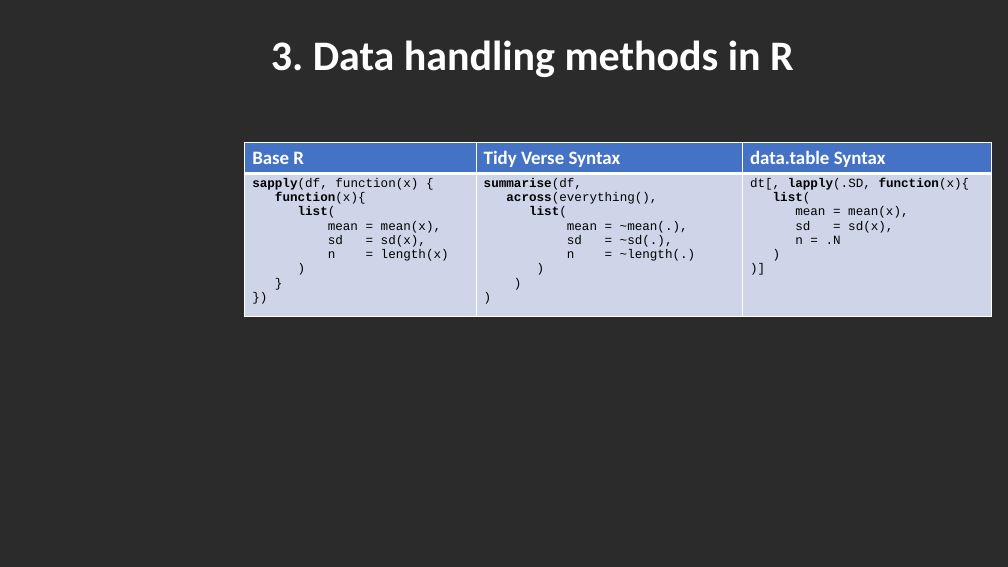
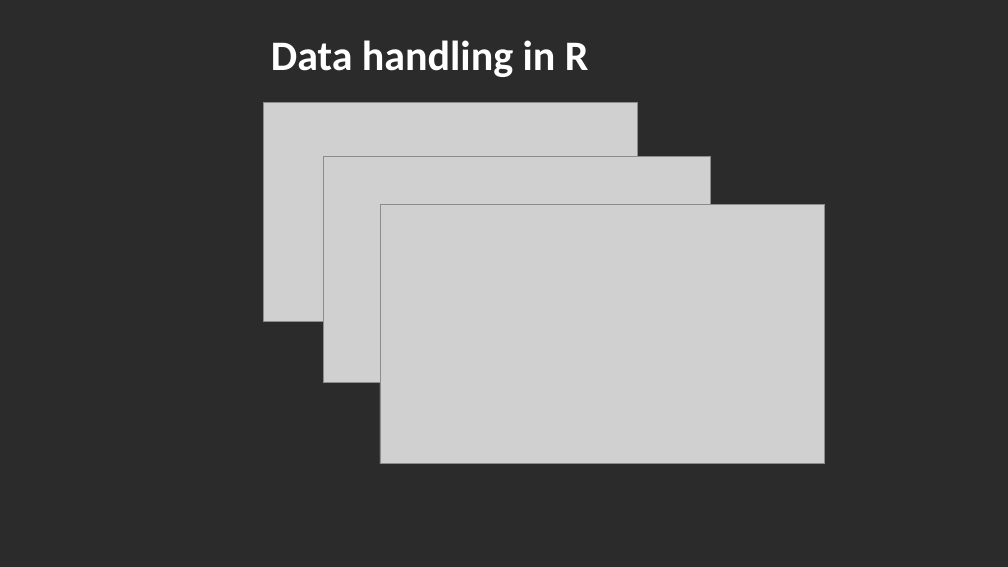
Before and after one commit to DataIMLabs/MIE2024, a slide deck: slide 10 of presentation/session1/MIE2024-DataIM-Masterclass-Session1.pptx (slide 11 before the commit). Drawn at 1008x567 pixels with LibreOffice and Linux fonts; fonts in the diff are those of the drawing; grey boxes stand for pictures; background and template pictures are left out; a plain dark background stands for a picture behind light text. Boxes give left, top, right and bottom in pixels: in the first picture for what was removed or moved away, otherwise in the second. Text is boxed around its words. In the diff, an @@ line names an element or a change of style, - is before the commit and + after.

```diff
--- a/presentation/session1/MIE2024-DataIM-Masterclass-Session1.pptx
+++ b/presentation/session1/MIE2024-DataIM-Masterclass-Session1.pptx
@@ text at <box>271,40,589,77</box>: text changed @@
-3. Data handling methods in R
+Data handling in R
@@ picture added at <box>263,103,637,321</box> @@
@@ table removed at <box>245,143,991,317</box>, 2 rows, 3 columns @@
-Base R | Tidy Verse Syntax | data.table Syntax
-sapply(df, function(x) { / function(x){ / list( / mean = mean(x), / sd = sd(x), / n = length(x) / ) / } / }) | summarise(df, / across(everything(), / list( / mean = ~mean(.), / sd = ~sd(.), / n = ~length(.) / ) / ) / ) | dt[, lapply(.SD, function(x){ / list( / mean = mean(x), / sd = sd(x), / n = .N / ) / )]
@@ picture added at <box>324,157,712,383</box> @@
@@ picture added at <box>380,204,825,464</box> @@
```
Also in this commit, not shown: 8 other slides changed, 21 slides added, 2 slides removed, 6 other files.
